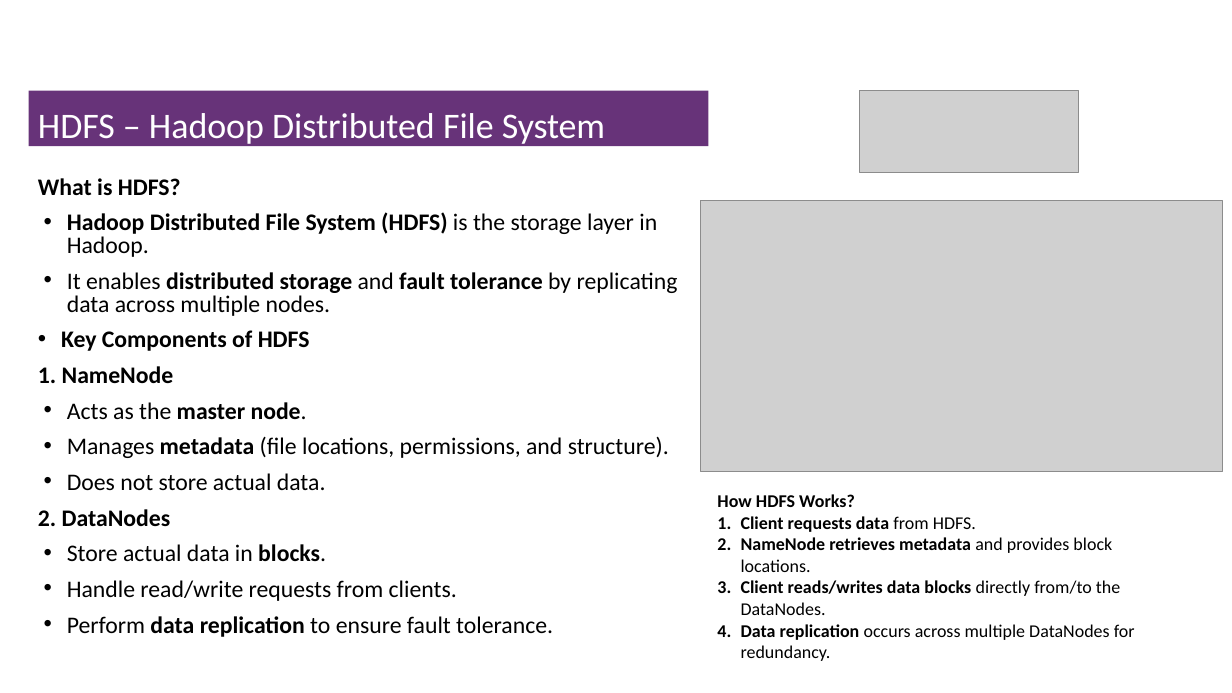
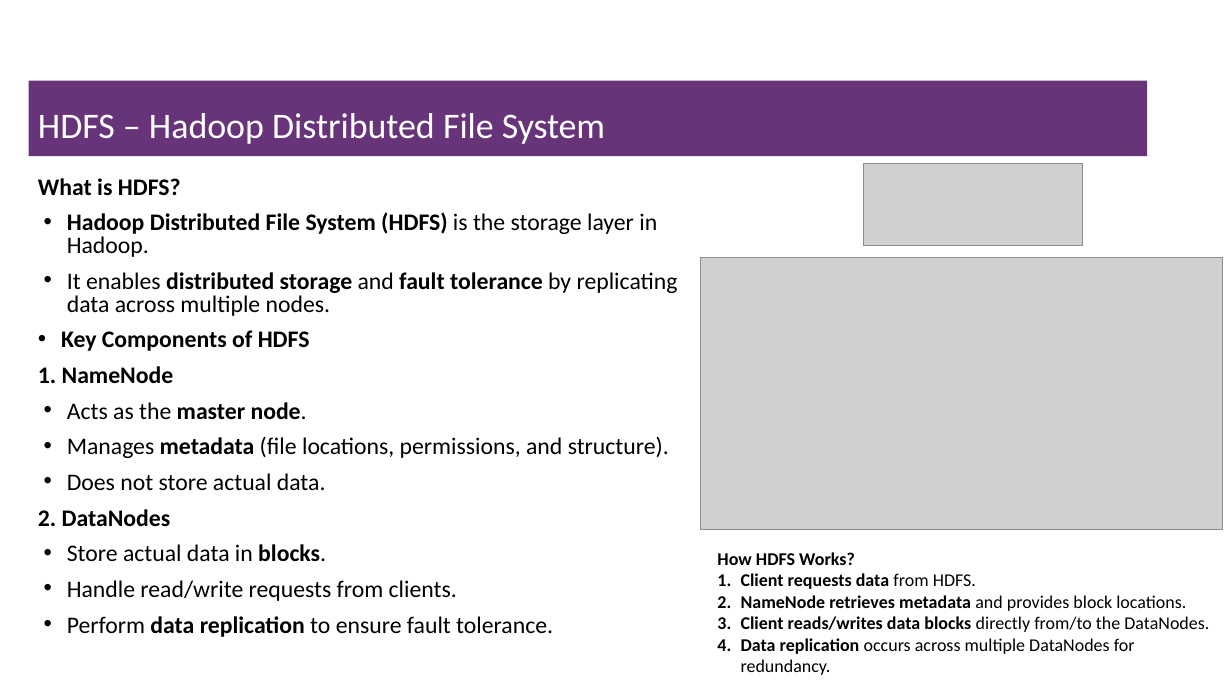
Before and after one commit to msfasha/307401-Big-Data, a slide deck: slide 7 of 20243/section_2_introduction_to_hadoop_eco_system/2-Introduction to Hadoop Eco System.pptx. Drawn at 1232x693 pixels with LibreOffice and Linux fonts; fonts in the diff are those of the drawing; grey boxes stand for pictures; background and template pictures are left out. Boxes give left, top, right and bottom in pixels: in the first picture for what was removed or moved away, otherwise in the second. Text is boxed around its words. In the diff, an @@ line names an element or a change of style, - is before the commit and + after.

Commit message:
modified hadoop echo system pptx

```diff
--- a/20243/section_2_introduction_to_hadoop_eco_system/2-Introduction to Hadoop Eco System.pptx
+++ b/20243/section_2_introduction_to_hadoop_eco_system/2-Introduction to Hadoop Eco System.pptx
@@ title "HDFS – Hadoop Distributed File ...": place and size @@
-title "HDFS – Hadoop Distributed File ..." at [29, 91, 709, 146]
+title "HDFS – Hadoop Distributed File ..." at [29, 80, 1148, 156]
@@ picture: place and size @@
-picture at [860, 91, 1080, 173]
+picture at [864, 164, 1083, 246]
@@ picture: place and size @@
-picture at [701, 201, 1223, 472]
+picture at [701, 258, 1223, 530]
@@ text "How HDFS Works?" rewrapped from [717, 494, 1135, 661] to [717, 552, 1209, 675] @@
```
Also in this commit, not shown: 16 other slides changed, 6 slides added, 2 slides removed, 2 other files.
